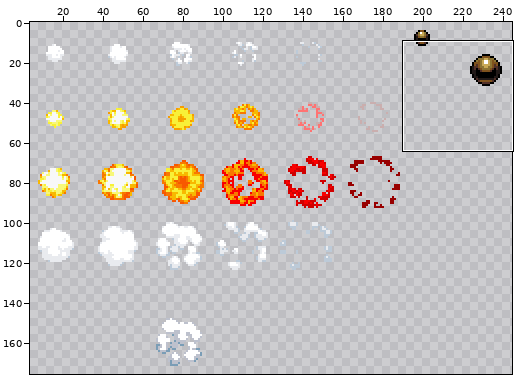
Sprite sheet -- Invasion.gmx/sprites/images/sprGfx_0.png. Above: a wide view before the commit, with the close-up outlined.
Close-up. Before the commit:
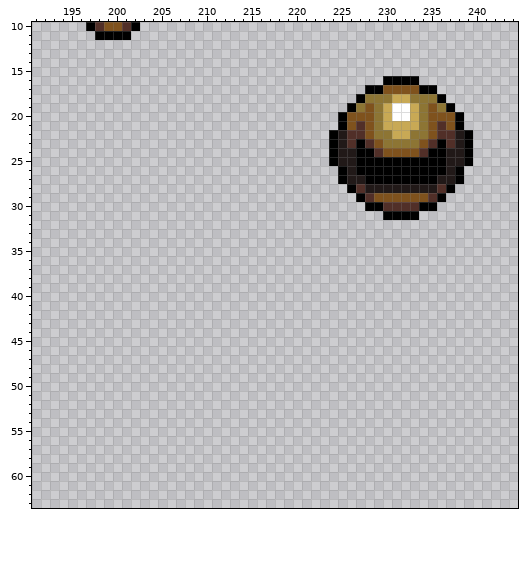
The file is 272x224 pixels. Colours within 5 levels of each other are drawn and written as one. Shown: x 191..244, y 10..63. The wide view leaves out empty margins. The commit also changed other parts of the picture, which this record leaves out.
Once edited:
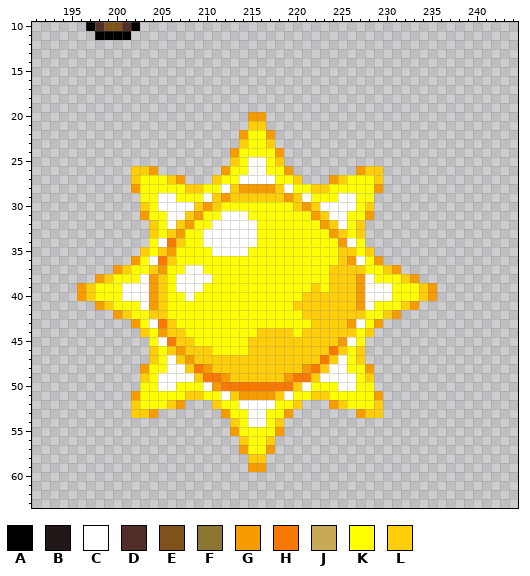
Palette (. is transparent): A #000000  B #211918  C #ffffff  D #512f28  E #7f521d  F #8d7534  G #f79c00  H #f87800  J #c8a955  K #ffff00  L #ffce08
Changes in this commit:
Changed rows in their new state; - is an unchanged pixel.
first column x 196:
16 ----------------------------------....------
17 --------------------------------........----
18 -------------------------------..........---
19 ------------------------------............--
20 -------------------GG--------..............-
21 -------------------LL--------..............-
22 ------------------GKKG------................
23 ------------------LKKL------................
24 -----------------GKKKKG-----................
25 -----------------LKCCKL-----................
26 ------LLG-------GKKCCKKG-----..GLL.........-
27 ------LKKKLG---LKKCCCCKKL---GLKKKL.........-
28 ------GKKKKKLLKKCLGGGGLCKKLLKKKKKG........--
29 -------KKCCKKKCLGLLLLLLGLCKKKCCKK........---
30 -------LKCCCCLGLKKKKKKKKLGLCCCCKL.......----
31 -------GKKCCLGKKCCCKKKKKKKGLCCKKG-....------
32 --------LKCLGKKCCCCCKKKKKKKGLCKL------------
33 --------LKLGKKCCCCCCKKKKKKKKGLKL------------
34 --------KCHLKKCCCCCCKKKKKKKKKGCK------------
35 -------LKLGKKKKCCCCKKKKKKKKKKLLKL-----------
36 ------GKCHLKKKKKKKKKKKKKKKKKKLGCKG----------
37 ----GLKKLGKKCCKKKKKKKKKKKKKKLLLLKKLG--------
38 --GLKKKCGLKCCCCKKKKKKKKKKKKKLLLGCKKKLG------
39 GLKKKCCCGLKCCCKKKKKKKKKKKKLKLLLGCCCKKKLG----
40 GLKKKCCCGLKKCKKKKKKKKKKKKLLLLLLGCCCKKKLG----
41 --GLKKKCGLKKKKKKKKKKKKKKLLLLLLLGCKKKLG------
42 ----GLKKLLKKKKKKKKKKKKKKKLLLLLLLKKLG--------
43 ------GKCHLKKKKKKKKKKKKKKKLLLLGCKG----------
44 -------LKGLLKKKKKKKKLLLLKLLLLLLKL-----------
45 --------KCHLLKKKKKKLLLLLLLLLLGCK------------
46 --------LKLGLLLKKKKLLLLLLLLLHLKL------------
47 --------LKCLGLLLLLLLLLLLLLLHLCKL------------
48 -------GKKCCLHGLLLLLLLLLLGHLCCKKG-----------
49 -------LKCCCCLHHGLLLLLLGHHLCCCCKL-----------
50 -------KKCCKKKCGHHHHHHHHLCKKKCCKK-----------
51 ------GKKKKKLLKKCLGGGGLCKKLLKKKKKG----------
52 ------LKKKLG---LKKCCCCKKL---GLKKKL----------
53 ------LLG-------GKKCCKKG-------GLL----------
54 -----------------LKCCKL---------------------
55 -----------------GKKKKG---------------------
56 ------------------LKKL----------------------
57 ------------------GKKG----------------------
58 -------------------LL-----------------------
59 -------------------GG-----------------------
Changed places in both close-ups, as pixel boxes (x1, y1, x2, y2):
changed: (77, 76, 473, 472)
